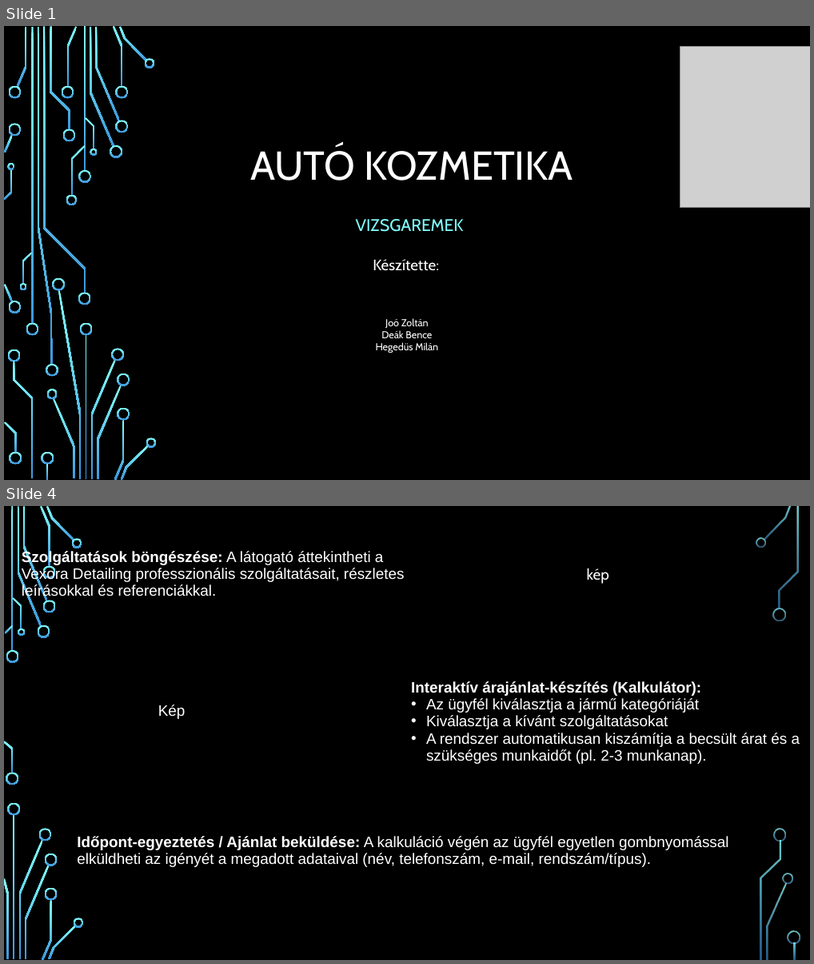
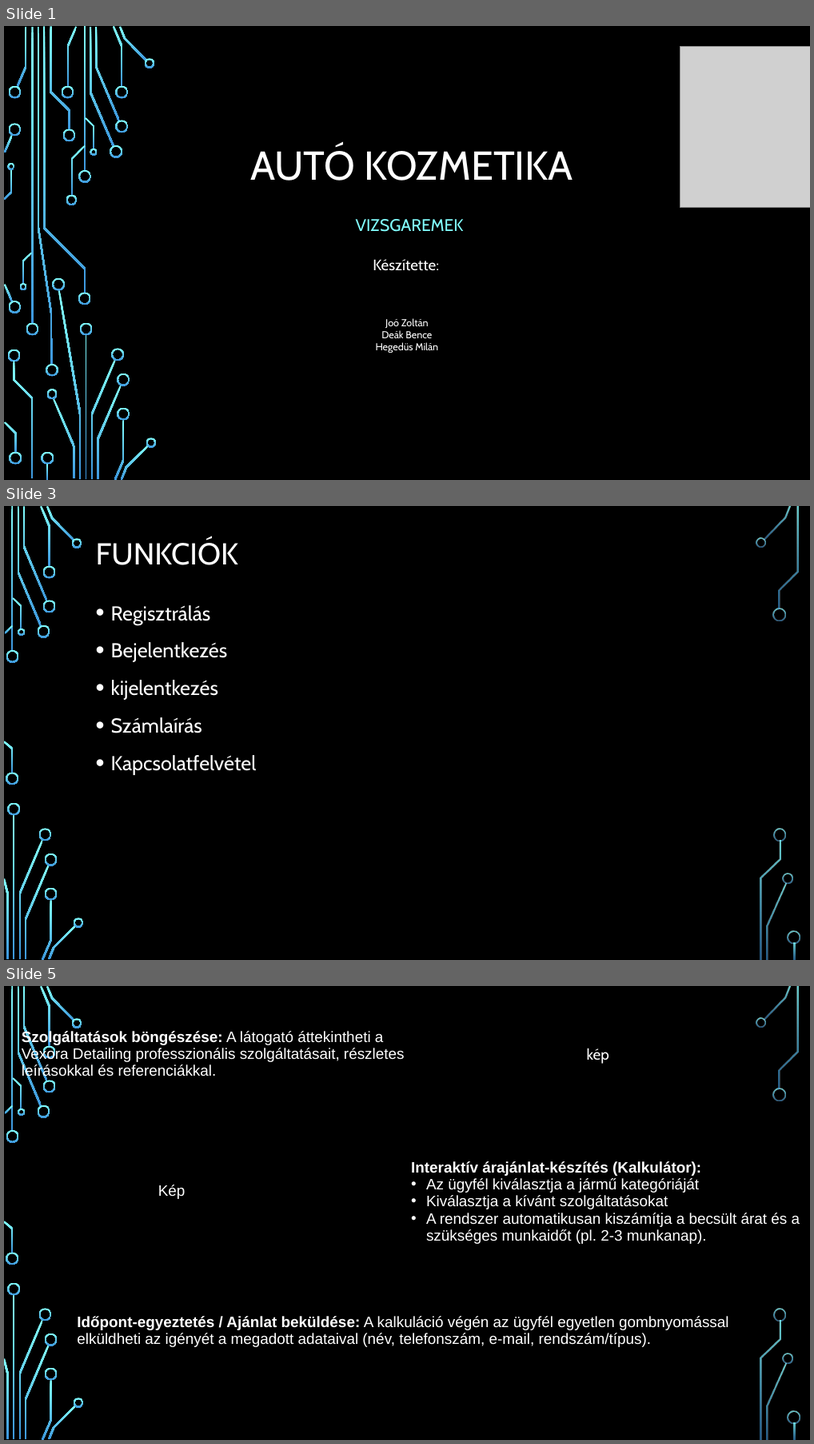
Before and after one commit to C5734E/Vizsga_Feladat, a slide deck: Autó Kozmetika orai DB.pptx. Shown one above the other, each under a label of ours: slides 1 and 4 before the commit, slides 1, 3 and 5 after it; the slides between them are not shown. The pictures are 814x964 and 814x1444 pixels, drawn with LibreOffice and Linux fonts; fonts in the diff are those of the drawing; grey boxes stand for pictures; background and template pictures are left out. Boxes give left, top, right and bottom in pixels: in the first picture for what was removed or moved away, otherwise in the second. Text is boxed around its words. In the diff, an @@ line names an element or a change of style, - is before the commit and + after.

```diff
--- a/Autó Kozmetika orai DB.pptx
+++ b/Autó Kozmetika orai DB.pptx
@@ slide 3 added at [4, 506, 810, 960], background picture (left out); not listed: 36 template elements that a slide beside it also shows @@
@@ title added at [96, 539, 238, 565], 36 pt, text #FFFFFF @@
+FUNKCIÓK
@@ text added at [111, 605, 257, 775], 24 pt, text #FFFFFF @@
+• Regisztrálás
+• Bejelentkezés
+• kijelentkezés
+• Számlaírás
+• Kapcsolatfelvétel
@@ what was slide 4 is now slide 5 @@
```
Also in this commit, not shown: 8 slides changed, 4 other slides added.
